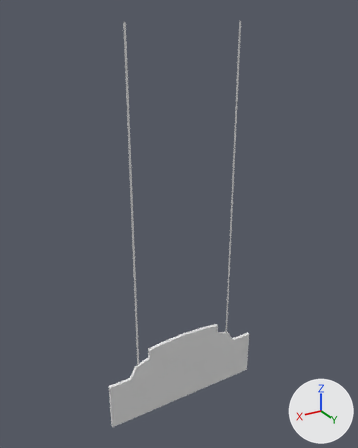
An edit to the FBX model ShoppingCart/Assets/Art/objects/sign/sign.fbx, drawn before and after from the same camera.
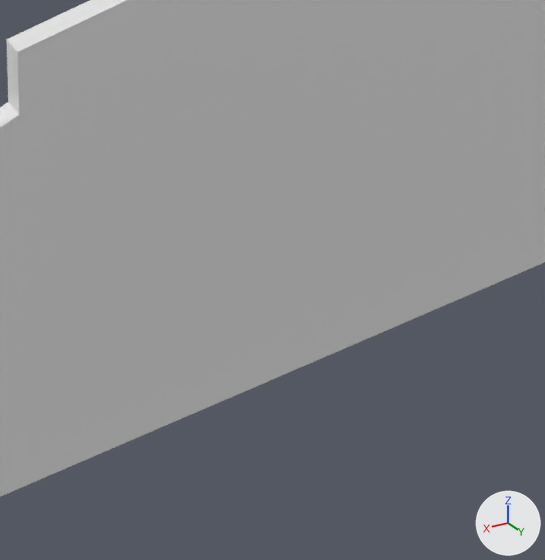
Each version appears first whole from a 50 mm camera at (4.25, 6.92, 11.35) aimed at (0.03, -0.11, 7.84), and next in a close-up on the part from 41% to 62% of the width and 77% to 94% of the height. The axes (+X, +Y, +Z) are drawn at lower right. The lights are the same throughout. Where no turn or scale is listed for an object, it has been applied to the vertices.
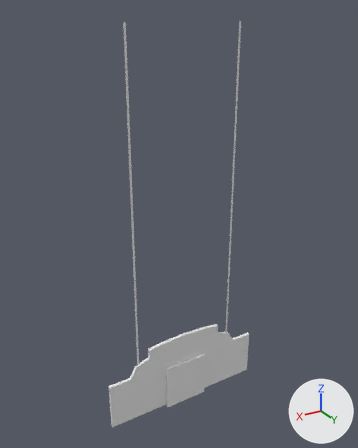
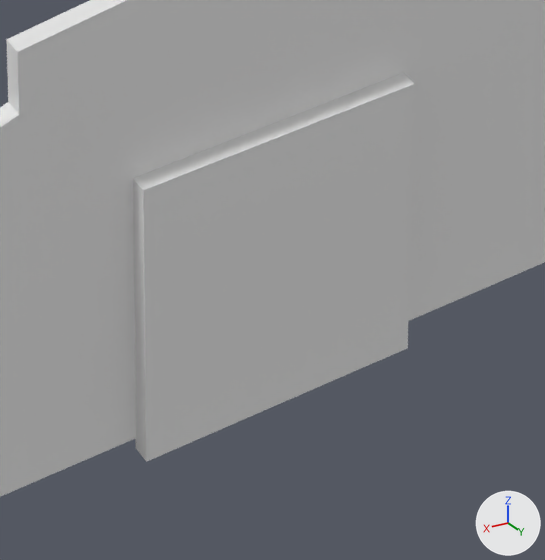
Location of each change, (x1, y1, x2, y2) in pixels of the close-ups (545 x 560 px):
part 1 of me_plane, added: after (133, 73, 414, 462)

Patch to the scene script:
```diff
--- a/ShoppingCart/Assets/Art/objects/sign/sign.fbx.py
+++ b/ShoppingCart/Assets/Art/objects/sign/sign.fbx.py
@@ me_plane @@
 me_plane.from_pydata(...)  # 124 vertices, 116 faces; spans x -1.62..1.62, y -0.06..0.06, z 3.97..11.21
 # used by ob_plane; location = (0.0, 0.0, 0.0)
+# me_plane part 1: the loose piece of 12 vertices spanning x -0.44..0.44, y -0.06..0.01, z 3.97..4.92 is copied, and the copy is mirrored in y about its middle, then moved by (0.0, 0.11, 0.0); it spans x -0.44..0.44, y 0.06..0.12, z 3.97..4.92
 me_plane.materials.append(mat_sign)
```
